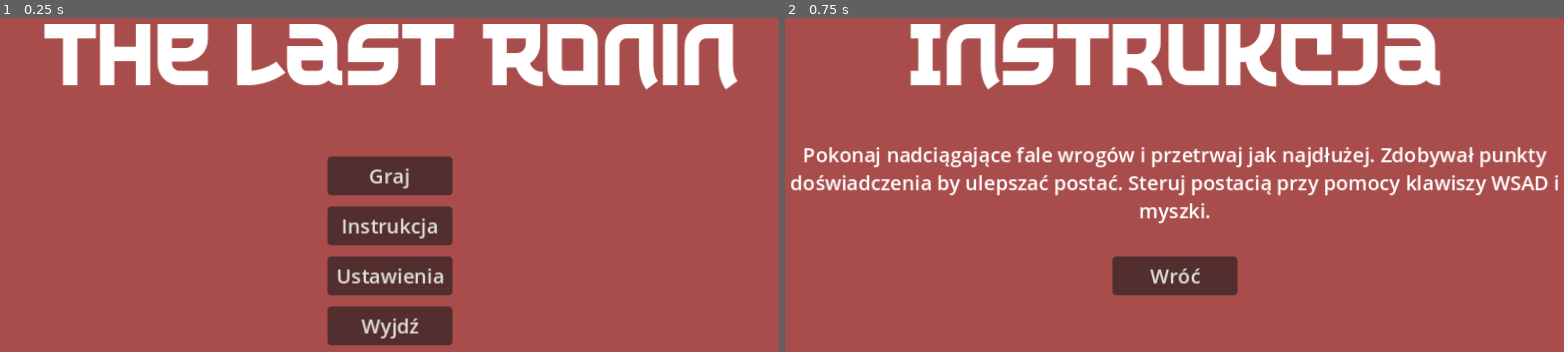
Above: before the commit, frames 1-2 (left to right).
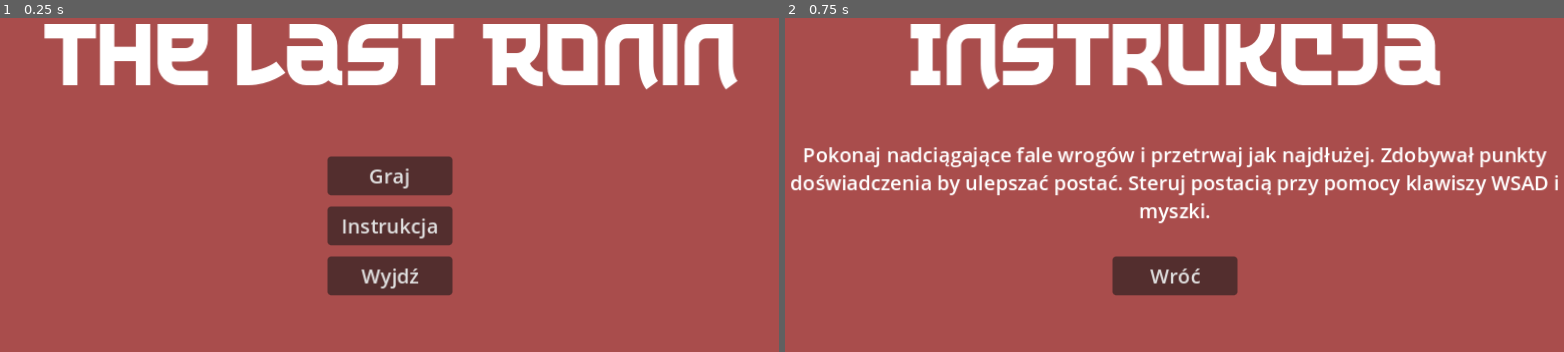
Above: after the commit, the same moments.

Repository: KamilGrzonka/Inzynierka
Game: Godot game, scene res://Menu/main_menu.tscn
Two runs of this game, one before a commit and one after it. Both use one fixed random seed, a clock stepped at 60 frames per second and the inputs below. Sound files missing from this copy of the repository are replaced by a short silence.
Inputs:
- Up to frame 1 (0.25 s): no input
- Up to frame 2 (0.75 s): click "Instrukcja" at 0.5 s

The runs differ from the first frame. In frame 1, 2.3% of the frame differs, in the area x 41-59%, y 74-99%; in frame 2, nothing differs.

Commit message:
Dodanie pozostałych funkcjonalności
Zostało tylko jeszcze poprawić hitbox, połączyć ekran wygranej z zabiciem bossa, dodać odpowiednie dźwięki i urozmaicić generowanie terenu

Diff:
--- a/Gra Inzynierka/Enemy/enemy_boss.tscn
+++ b/Gra Inzynierka/Enemy/enemy_boss.tscn
@@ -61,7 +61,7 @@
 hp = 500
 movement_speed = 25.0
 knockback_recovery = 10
-damage = 30
+enemy_damage = 20
 
 [node name="Sprite2D" type="Sprite2D" parent="."]
 scale = Vector2(2.5, 2.5)
--- a/Gra Inzynierka/Enemy/enemy_cyclop.tscn
+++ b/Gra Inzynierka/Enemy/enemy_cyclop.tscn
@@ -61,7 +61,7 @@
 hp = 75
 movement_speed = 20.0
 knockback_recovery = 10
-damage = 5
+enemy_damage = 5
 
 [node name="Sprite2D" type="Sprite2D" parent="."]
 texture = ExtResource("2_iybj8")
--- a/Gra Inzynierka/Enemy/enemy_kobold.gd
+++ b/Gra Inzynierka/Enemy/enemy_kobold.gd
@@ -2,7 +2,7 @@
 @export var hp = 10 #health points of enemy
 @export var movement_speed = 30.0 #movement speed can be changed in Editor
 @export var knockback_recovery = 3
-@export var damage = 1
+@export var enemy_damage = 1
 var knockback = Vector2.ZERO
 
 @onready var sprite = $Sprite2D
@@ -12,7 +12,7 @@
 
 func _ready(): #executes once at the begging
 	anim.play("walking") #starts animation
-	hitbox.damage = damage
+	hitbox.damage = enemy_damage
 
 func _physics_process(_delta):
 	#knockback = knockback.move_toward(Vector2.ZERO, knockback_recovery)
--- a/Gra Inzynierka/Enemy/enemy_kobold_warrior.tscn
+++ b/Gra Inzynierka/Enemy/enemy_kobold_warrior.tscn
@@ -60,7 +60,7 @@
 script = ExtResource("1_roypg")
 hp = 20
 movement_speed = 40.0
-damage = 2
+enemy_damage = 2
 
 [node name="Sprite2D" type="Sprite2D" parent="."]
 texture = ExtResource("2_4ctl4")
--- a/Gra Inzynierka/Menu/instruction_menu.tscn
+++ b/Gra Inzynierka/Menu/instruction_menu.tscn
@@ -1,7 +1,8 @@
-[gd_scene load_steps=4 format=3 uid="uid://d5q7fuwhqhiu"]
+[gd_scene load_steps=5 format=3 uid="uid://d5q7fuwhqhiu"]
 
 [ext_resource type="FontFile" uid="uid://dyvpwf1rs0y0a" path="res://Font/The Last Shuriken.otf" id="1_3h2ee"]
 [ext_resource type="Script" path="res://Menu/instruction_menu.gd" id="1_8o8km"]
+[ext_resource type="PackedScene" uid="uid://y02vnvxbocud" path="res://Utilities/Button/button.tscn" id="3_5bvv4"]
 
 [sub_resource type="GDScript" id="GDScript_548d0"]
 script/source = "extends RichTextLabel
@@ -53,10 +54,12 @@
 text = "Pokonaj nadciągające fale wrogów i przetrwaj jak najdłużej. Zdobywał punkty doświadczenia by ulepszać postać. Steruj postacią przy pomocy klawiszy WSAD i myszki."
 script = SubResource("GDScript_548d0")
 
-[node name="BackButton" type="Button" parent="."]
-custom_minimum_size = Vector2(100, 30)
+[node name="BackButton" parent="." instance=ExtResource("3_5bvv4")]
+layout_mode = 0
 offset_left = 270.0
 offset_top = 250.0
 offset_right = 370.0
 offset_bottom = 281.0
 text = "Wróć"
+
+[connection signal="pressed" from="BackButton" to="." method="_on_back_button_pressed"]
--- a/Gra Inzynierka/Menu/main_menu.gd
+++ b/Gra Inzynierka/Menu/main_menu.gd
@@ -3,14 +3,12 @@
 # Zmienna do przechowywania odniesień do przycisków
 @onready var play_button = $PlayButton
 @onready var instruction_button = $InstructionButton
-@onready var settings_button = $SettingsButton
 @onready var exit_button = $ExitButton
 
 func _ready():
 	# Podłączenie sygnałów do metod przy użyciu Callable
 	play_button.pressed.connect(self._on_play_button_pressed)
 	instruction_button.pressed.connect(self._on_instruction_button_pressed)
-	settings_button.pressed.connect(self._on_settings_button_pressed)
 	exit_button.pressed.connect(self._on_exit_button_pressed)
 
 # Metoda do przejścia do sceny gry
@@ -21,10 +19,6 @@
 func _on_instruction_button_pressed():
 	get_tree().change_scene_to_file("res://Menu/instruction_menu.tscn")
 
-# Metoda do przejścia do sceny ustawień
-func _on_settings_button_pressed():
-	get_tree().change_scene_to_file("res://Menu/settings_menu.tscn")
-
 # Metoda do zamknięcia aplikacji
 func _on_exit_button_pressed():
 	get_tree().quit()
--- a/Gra Inzynierka/Menu/main_menu.tscn
+++ b/Gra Inzynierka/Menu/main_menu.tscn
@@ -1,7 +1,8 @@
-[gd_scene load_steps=3 format=3 uid="uid://mjvvj8eywvys"]
+[gd_scene load_steps=4 format=3 uid="uid://mjvvj8eywvys"]
 
 [ext_resource type="Script" path="res://Menu/main_menu.gd" id="1_jai5t"]
 [ext_resource type="FontFile" uid="uid://dyvpwf1rs0y0a" path="res://Font/The Last Shuriken.otf" id="2_fgabb"]
+[ext_resource type="PackedScene" uid="uid://y02vnvxbocud" path="res://Utilities/Button/button.tscn" id="3_bxjpq"]
 
 [node name="MainMenu" type="Control"]
 layout_mode = 3
@@ -29,8 +30,7 @@
 horizontal_alignment = 1
 vertical_alignment = 1
 
-[node name="PlayButton" type="Button" parent="."]
-custom_minimum_size = Vector2(100, 30)
+[node name="PlayButton" parent="." instance=ExtResource("3_bxjpq")]
 layout_mode = 0
 offset_left = 270.0
 offset_top = 170.0
@@ -38,8 +38,7 @@
 offset_bottom = 201.0
 text = "Graj"
 
-[node name="InstructionButton" type="Button" parent="."]
-custom_minimum_size = Vector2(100, 30)
+[node name="InstructionButton" parent="." instance=ExtResource("3_bxjpq")]
 layout_mode = 0
 offset_left = 270.0
 offset_top = 210.0
@@ -47,20 +46,14 @@
 offset_bottom = 241.0
 text = "Instrukcja"
 
-[node name="SettingsButton" type="Button" parent="."]
-custom_minimum_size = Vector2(100, 30)
+[node name="ExitButton" parent="." instance=ExtResource("3_bxjpq")]
 layout_mode = 0
 offset_left = 270.0
 offset_top = 250.0
 offset_right = 370.0
 offset_bottom = 281.0
-text = "Ustawienia"
+text = "Wyjdź"
 
-[node name="ExitButton" type="Button" parent="."]
-custom_minimum_size = Vector2(80, 30)
-layout_mode = 0
-offset_left = 270.0
-offset_top = 290.0
-offset_right = 370.0
-offset_bottom = 321.0
-text = "Wyjdź"
+[connection signal="pressed" from="PlayButton" to="." method="_on_play_button_pressed"]
+[connection signal="pressed" from="InstructionButton" to="." method="_on_instruction_button_pressed"]
+[connection signal="pressed" from="ExitButton" to="." method="_on_exit_button_pressed"]
--- a/Gra Inzynierka/Player/player.gd
+++ b/Gra Inzynierka/Player/player.gd
@@ -5,6 +5,12 @@
 @onready var walkingTimer = get_node("walkingTimer") #get timer
 @onready var healtBar = get_node("%HealthBar") #get health bar
 @onready var igTimer = get_node("%IGTimer") #get in game timer
+@onready var deathScreen = get_node("%DeathScreen") #get death screen
+@onready var lblResult = get_node("%lblResult") #get result label
+@onready var victorySound = get_node("%VicotrySound") #get vitory sound
+@onready var deathSound = get_node("%DeathSound") #get death sound
+
+
 var time = 0
 var movement_speed = 50.0
 var hp = 100
@@ -118,6 +124,9 @@
 	hurt_timer.timeout.connect(_end_hurt_animation)
 	hurt_timer.start()
 
+	if hp<=0:
+		death()
+
 func _end_hurt_animation():
 	is_hurt = false # Reset hurt state
 	hurt_sprite.visible = false
@@ -191,3 +200,20 @@
 	if get_sec < 10:
 		get_sec = str(0, get_sec)
 	igTimer.text = str(get_min,":",get_sec)
+
+func death():
+	deathScreen.visible = true
+	get_tree().paused = true
+	var tween = deathScreen.create_tween()
+	tween.tween_property(deathScreen, "position", Vector2(220,50), 3.0).set_trans(Tween.TRANS_QUINT).set_ease(Tween.EASE_OUT)
+	tween.play()
+	if time >= 300:
+		lblResult.text = "Wygrałeś"
+		victorySound.play()
+	else:
+		lblResult.text = "Przegrałeś"
+		deathSound.play()
+
+func _on_button_menu_pressed():
+	get_tree().paused = false
+	var scene = get_tree().change_scene_to_file("res://Menu/main_menu.tscn")
--- a/Gra Inzynierka/Player/player.tscn
+++ b/Gra Inzynierka/Player/player.tscn
@@ -8,6 +8,9 @@
 [ext_resource type="Texture2D" uid="uid://cs3tbxo8c3bi4" path="res://Textures/GUI/healthbar.png" id="6_8ut0u"]
 [ext_resource type="Texture2D" uid="uid://d3gm2t4h60ejt" path="res://Textures/GUI/health.png" id="7_u8jrc"]
 [ext_resource type="FontFile" uid="uid://4dsv5j6dhxay" path="res://Font/The Last Shuriken.ttf" id="8_olsry"]
+[ext_resource type="AudioStream" uid="uid://dxpscpwwsrcrh" path="res://Audio/SoundEffect/Victory.wav" id="9_y8saa"]
+[ext_resource type="AudioStream" uid="uid://cvvortqo5xh2k" path="res://Audio/SoundEffect/Lose.ogg" id="10_ivh03"]
+[ext_resource type="PackedScene" uid="uid://y02vnvxbocud" path="res://Utilities/Button/button.tscn" id="11_1ifb7"]
 
 [sub_resource type="CapsuleShape2D" id="CapsuleShape2D_58lxu"]
 radius = 4.0
@@ -120,6 +123,41 @@
 horizontal_alignment = 1
 vertical_alignment = 1
 
+[node name="DeathScreen" type="Panel" parent="GUILayer/GUI"]
+unique_name_in_owner = true
+process_mode = 2
+visible = false
+layout_mode = 0
+offset_left = 215.0
+offset_top = -269.0
+offset_right = 415.0
+offset_bottom = -19.0
+
+[node name="lblResult" type="Label" parent="GUILayer/GUI/DeathScreen"]
+unique_name_in_owner = true
+layout_mode = 0
+offset_right = 200.0
+offset_bottom = 50.0
+theme_override_fonts/font = ExtResource("8_olsry")
+text = "Wynik"
+horizontal_alignment = 1
+vertical_alignment = 1
+
+[node name="VictorySound" type="AudioStreamPlayer2D" parent="GUILayer/GUI/DeathScreen"]
+unique_name_in_owner = true
+stream = ExtResource("9_y8saa")
+
+[node name="DeathSound" type="AudioStreamPlayer2D" parent="GUILayer/GUI/DeathScreen"]
+unique_name_in_owner = true
+stream = ExtResource("10_ivh03")
+
+[node name="ButtonMenu" parent="GUILayer/GUI/DeathScreen" instance=ExtResource("11_1ifb7")]
+layout_mode = 0
+offset_left = 40.0
+offset_top = 200.0
+offset_right = 161.0
+offset_bottom = 231.0
+
 [connection signal="hurt" from="Hurtbox" to="." method="_on_hurtbox_hurt"]
 [connection signal="timeout" from="SwordAttack/SwordTimer" to="." method="_on_sword_timer_timeout"]
 [connection signal="timeout" from="SwordAttack/SwordTimer/SwordAttackTimer" to="." method="_on_sword_attack_timer_timeout"]
@@ -127,5 +165,6 @@
 [connection signal="timeout" from="ShurikenAttack/ShurikenTimer/ShurikenAttackTimer" to="." method="_on_shuriken_attack_timer_timeout"]
 [connection signal="body_entered" from="DetectionArea" to="." method="_on_detection_area_body_entered"]
 [connection signal="body_exited" from="DetectionArea" to="." method="_on_detection_area_body_exited"]
+[connection signal="pressed" from="GUILayer/GUI/DeathScreen/ButtonMenu" to="." method="_on_button_menu_pressed"]
 
 [editable path="Hurtbox"]
--- /dev/null
+++ b/Gra Inzynierka/Utilities/Button/button.gd
@@ -0,0 +1,15 @@
+extends Button
+
+signal click_end()
+
+
+func _on_mouse_entered():
+	$sound_hover.play()
+
+
+func _on_pressed():
+	$sound_click.play()
+
+
+func _on_sound_click_finished():
+	emit_signal("click_end")
--- /dev/null
+++ b/Gra Inzynierka/Utilities/Button/button.tscn
@@ -0,0 +1,22 @@
+[gd_scene load_steps=4 format=3 uid="uid://y02vnvxbocud"]
+
+[ext_resource type="Script" path="res://Utilities/Button/button.gd" id="1_3oryh"]
+[ext_resource type="AudioStream" uid="uid://84av2qiqnc3h" path="res://Audio/GUI/hover.wav" id="1_qaybm"]
+[ext_resource type="AudioStream" uid="uid://qgbvpd7e8cg2" path="res://Audio/GUI/click.wav" id="2_53f46"]
+
+[node name="Button" type="Button"]
+custom_minimum_size = Vector2(100, 30)
+offset_right = 8.0
+offset_bottom = 8.0
+text = "Wróć do menu"
+script = ExtResource("1_3oryh")
+
+[node name="sound_hover" type="AudioStreamPlayer2D" parent="."]
+stream = ExtResource("1_qaybm")
+
+[node name="sound_click" type="AudioStreamPlayer2D" parent="."]
+stream = ExtResource("2_53f46")
+
+[connection signal="mouse_entered" from="." to="." method="_on_mouse_entered"]
+[connection signal="pressed" from="." to="." method="_on_pressed"]
+[connection signal="finished" from="sound_click" to="." method="_on_sound_click_finished"]
--- /dev/null
+++ b/Gra Inzynierka/World/Music.gd
@@ -0,0 +1,11 @@
+extends AudioStreamPlayer2D
+
+
+# Called when the node enters the scene tree for the first time.
+func _ready():
+	pass # Replace with function body.
+
+
+# Called every frame. 'delta' is the elapsed time since the previous frame.
+func _process(delta):
+	pass
--- a/Gra Inzynierka/World/world.tscn
+++ b/Gra Inzynierka/World/world.tscn
@@ -8,6 +8,8 @@
 [ext_resource type="PackedScene" uid="uid://pn42l034l5gf" path="res://Enemy/enemy_kobold_warrior.tscn" id="6_2sfk1"]
 [ext_resource type="PackedScene" uid="uid://b7gi5x2nu2b2r" path="res://Enemy/enemy_cyclop.tscn" id="7_8ogys"]
 [ext_resource type="PackedScene" uid="uid://ov8hng8ka637" path="res://Enemy/enemy_boss.tscn" id="8_46emx"]
+[ext_resource type="AudioStream" uid="uid://4tj01msym2ts" path="res://Audio/Music/battleThemeA.mp3" id="9_eifnf"]
+[ext_resource type="Script" path="res://World/Music.gd" id="10_qdvx8"]
 
 [sub_resource type="Resource" id="Resource_nfu1q"]
 script = ExtResource("5_3obos")
@@ -68,7 +70,7 @@
 [sub_resource type="Resource" id="Resource_6ou42"]
 script = ExtResource("5_3obos")
 time_start = 300
-time_end = 301
+time_end = 300
 enemy = ExtResource("8_46emx")
 enemy_number = 1
 enemy_spawn_delay = 0
@@ -83,3 +85,9 @@
 
 [node name="Spawner" parent="." instance=ExtResource("3_jkot2")]
 spawns = Array[ExtResource("5_3obos")]([SubResource("Resource_nfu1q"), SubResource("Resource_oudlq"), SubResource("Resource_bf8xy"), SubResource("Resource_svqk8"), SubResource("Resource_85jv3"), SubResource("Resource_xg2tu"), SubResource("Resource_0bd4f"), SubResource("Resource_6ou42")])
+
+[node name="Music" type="AudioStreamPlayer2D" parent="."]
+stream = ExtResource("9_eifnf")
+volume_db = -15.0
+autoplay = true
+script = ExtResource("10_qdvx8")
Not shown, changed: Gra Inzynierka/Audio/Music/battleThemeA.mp3.import
Not shown: 1 places in Gra Inzynierka/Player/player.tscn that only renumber resources
Not shown: 1 places in Gra Inzynierka/World/world.tscn that only renumber resources
